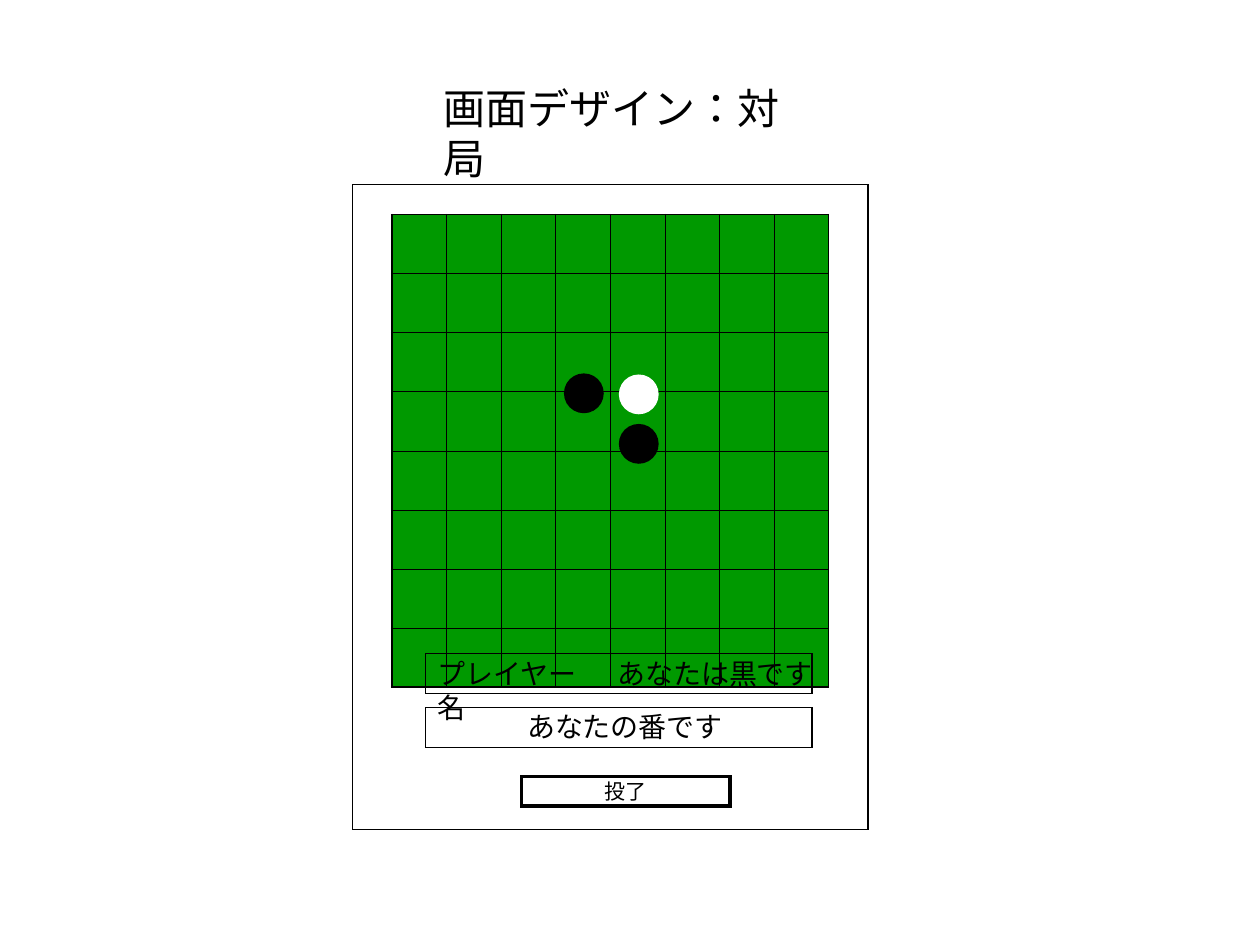
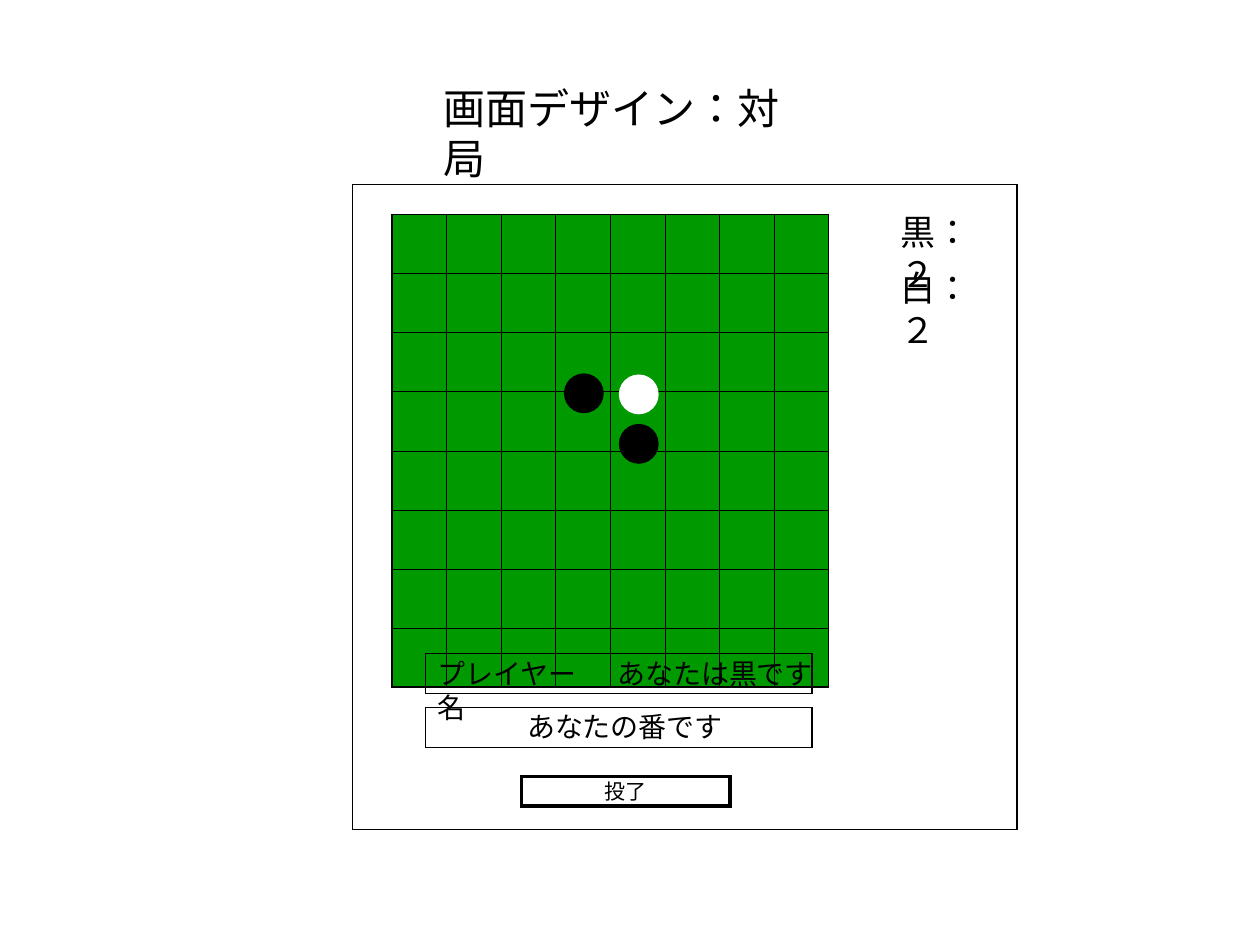
Before and after one commit to PL1664268/group_i, a slide deck: slide 6 of Design/display-v1.ppt. Drawn at 1260x945 pixels with LibreOffice and Linux fonts; fonts in the diff are those of the drawing. Boxes give left, top, right and bottom in pixels: in the first picture for what was removed or moved away, otherwise in the second. Text is boxed around its words. In the diff, an @@ line names an element or a change of style, - is before the commit and + after.

```diff
--- a/Design/display-v1.ppt
+++ b/Design/display-v1.ppt
@@ rectangle: place and size @@
-rectangle at box(353, 185, 869, 830)
+rectangle at box(353, 185, 1018, 830)
@@ text added at box(900, 216, 970, 297), 20 pt, text #000000 @@
+黒：２
@@ text added at box(900, 265, 970, 343), 20 pt, text #000000 @@
+白：２
```
